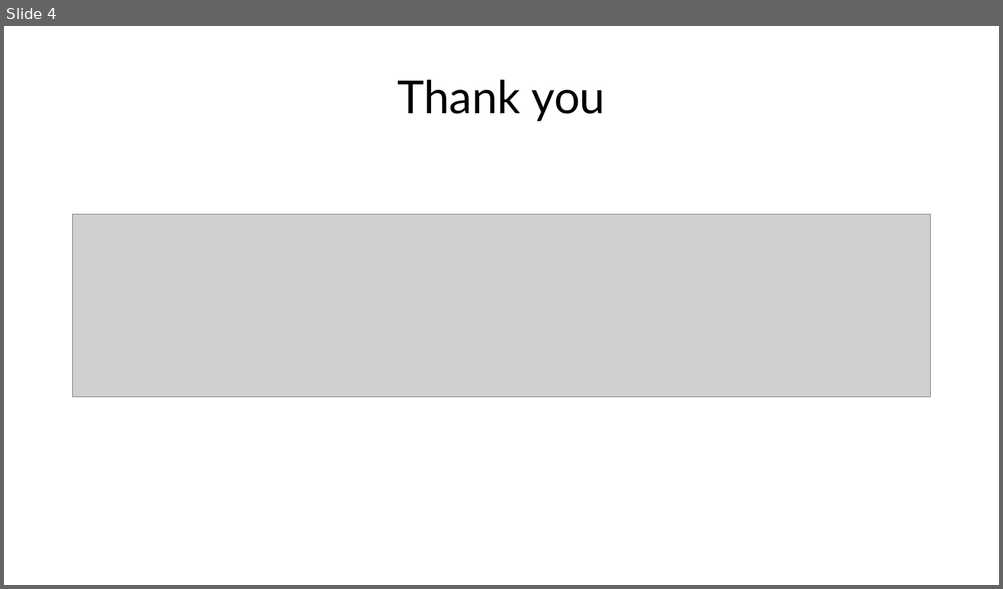
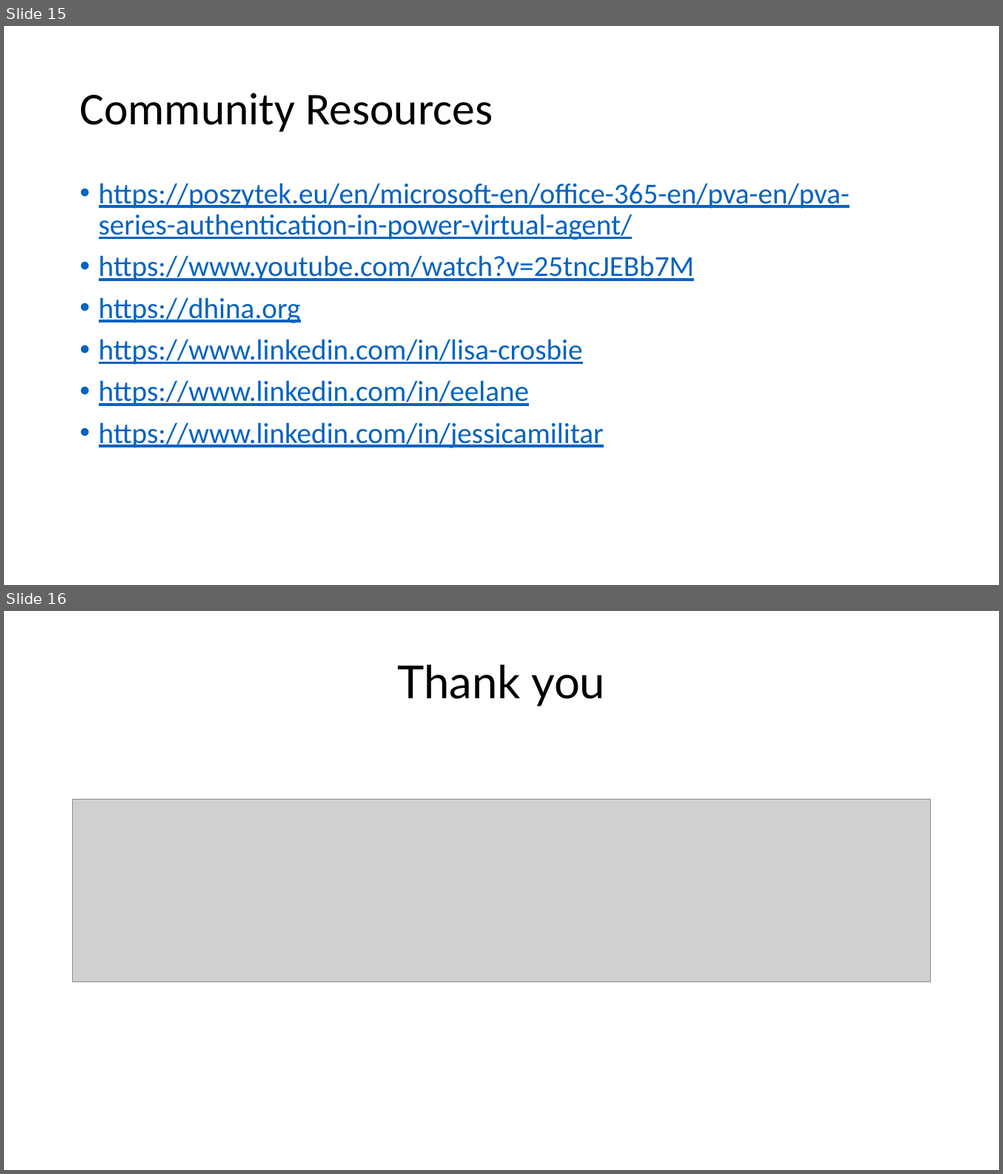
Before and after one commit to ramimounla/GlobalPowerPlatformBootcamp, a slide deck: Slides/Aung Khaing - Serve your customers using power virtual agents - 300 GPPB Wellington.pptx. Shown one above the other, each under a label of ours: slide 4 before the commit, slides 15 and 16 after it. The pictures are 1003x589 and 1003x1174 pixels, drawn with LibreOffice and Linux fonts; fonts in the diff are those of the drawing; grey boxes stand for pictures; background and template pictures are left out. Boxes give left, top, right and bottom in pixels: in the first picture for what was removed or moved away, otherwise in the second. Text is boxed around its words. In the diff, an @@ line names an element or a change of style, - is before the commit and + after.

```diff
--- a/Slides/Aung Khaing - Serve your customers using power virtual agents - 300 GPPB Wellington.pptx
+++ b/Slides/Aung Khaing - Serve your customers using power virtual agents - 300 GPPB Wellington.pptx
@@ slide 15 added at bbox=[4, 26, 999, 585], background picture (left out) @@
@@ title added at bbox=[79, 93, 492, 132], 44 pt, text #000000 @@
+Community Resources
@@ text added at bbox=[99, 183, 849, 449], 28 pt, text #0563C1, underline @@
+• https://poszytek.eu/en/microsoft-en/office-365-en/pva-en/pva-series-authentication-in-power-virtual-agent/
+• https://www.youtube.com/watch?v=25tncJEBb7M
+• https://dhina.org
+• https://www.linkedin.com/in/lisa-crosbie
+• https://www.linkedin.com/in/eelane
+• https://www.linkedin.com/in/jessicamilitar
@@ what was slide 4 is now slide 16 @@
```
Also in this commit, not shown: 1 slide changed, 13 other slides added, 2 slides removed.
